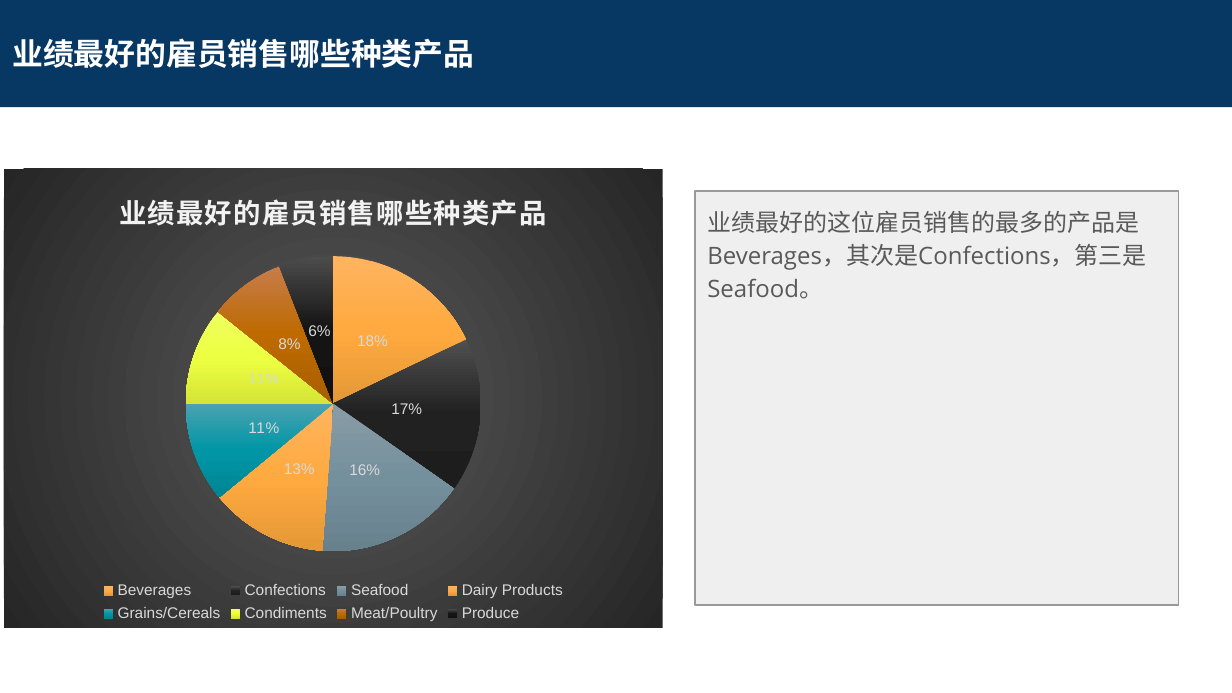
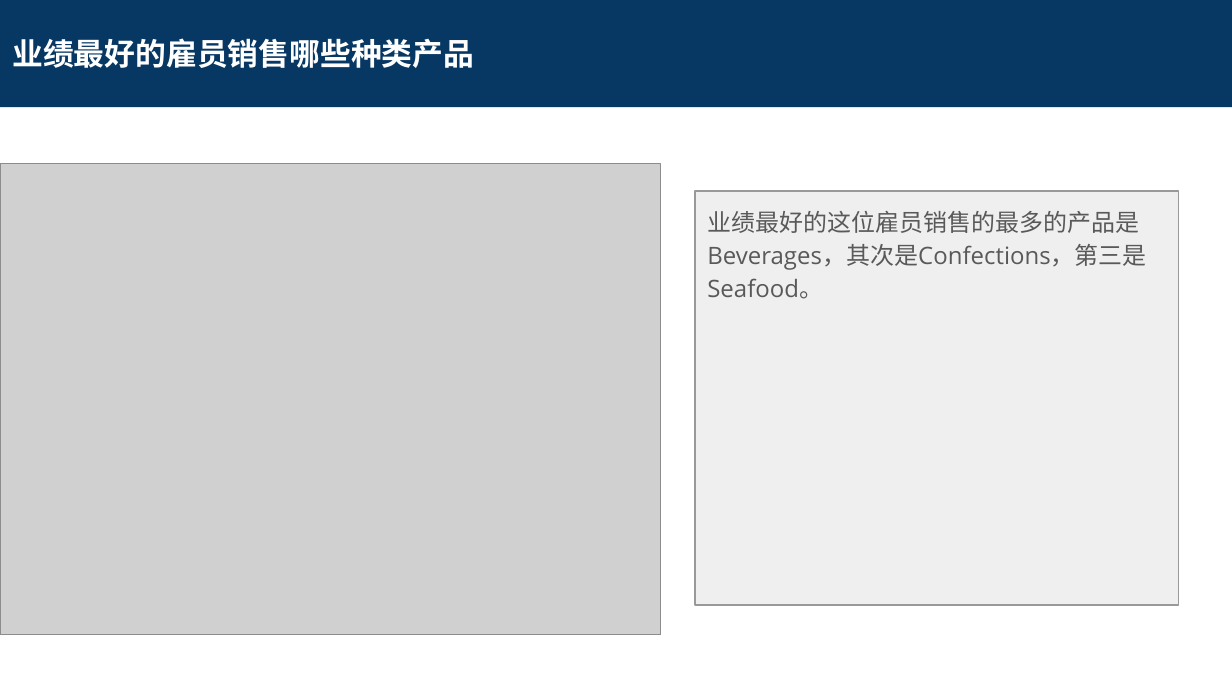
Before and after one commit to leesper/become-business-analyst, a slide deck: slide 15 of P4_CreateReportDB/SQL Project Submission.pptx. Drawn at 1232x693 pixels with LibreOffice and Linux fonts; fonts in the diff are those of the drawing; grey boxes stand for pictures. Boxes give left, top, right and bottom in pixels: in the first picture for what was removed or moved away, otherwise in the second. Text is boxed around its words. In the diff, an @@ line names an element or a change of style, - is before the commit and + after.

```diff
--- a/P4_CreateReportDB/SQL Project Submission.pptx
+++ b/P4_CreateReportDB/SQL Project Submission.pptx
@@ picture added at (x1=0, y1=164, x2=660, y2=634) @@
@@ pie chart removed at (x1=4, y1=169, x2=663, y2=628) @@
-title "业绩最好的雇员销售哪些种类产品 "
-categories: Beverages, Confections, Seafood, Dairy Products, Grains/Cereals, Condiments, Meat/Poultry, Produce
-Series 1: 18, 17, 16, 13, 11, 11, 8, 6
@@ rectangle removed at (x1=48, y1=191, x2=662, y2=605) @@
-<visualization>
```
Also in this commit, not shown: 13 other slides changed, 15 other files.
